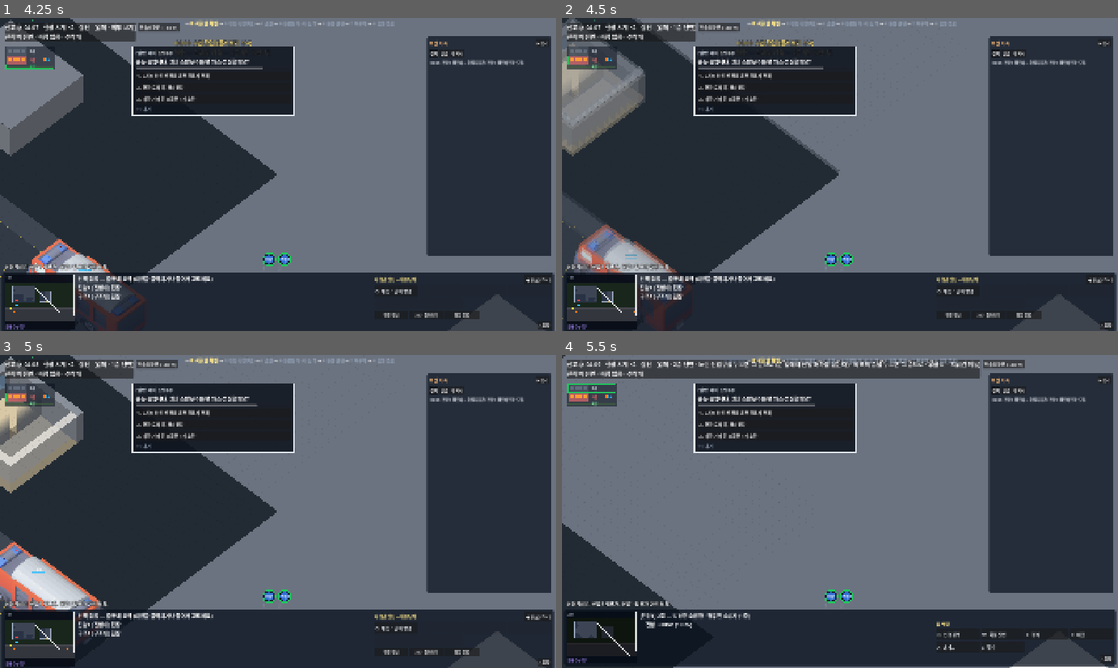
Above: before the commit, frames 1-4 (two rows, left to right).
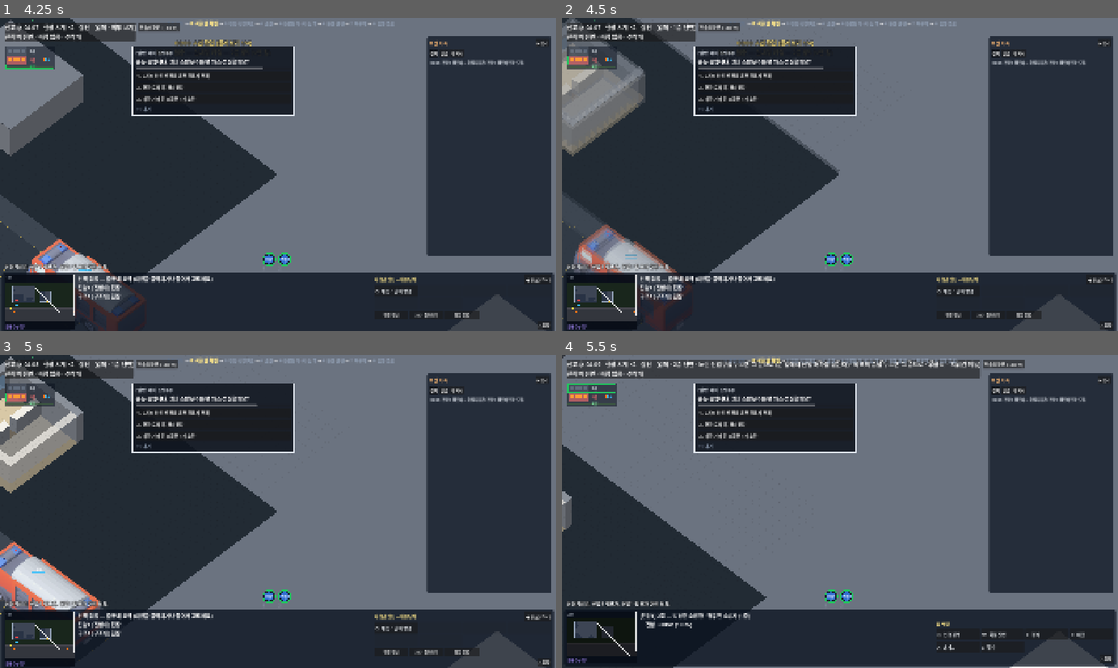
Above: after the commit, the same moments.

Repository: koo2957-collab/golden-time-game
Game: Godot game, scene res://scenes/world/world.tscn
Same seed, same stepped clock (60 frames per second), same inputs: the game is played once before the commit and once after it. This scene is started directly instead of the project's main scene.
Inputs (mouse positions are in pixels of both pictures, inside the frame that each line leads up to):
- Up to frame 1 (4.25 s): click "현장 도착 (Enter)" at 0.5 s; tap Enter at 1.25 s; drag from (38, 299) to (333, 105) at 1.27 s; click "Q 전략 변경…" at 2 s; click "◀ 뒤로 (Esc)" at 2.75 s; click "W 대응단계…" at 3.5 s
- Up to frame 2 (4.5 s): drag from (589, 58) to (812, 237) at 4.27 s
- Up to frame 3 (5 s): no input
- Up to frame 4 (5.5 s): move the mouse to (840, 599) at 5.02 s; hold Page Up (floor_up) from 5.03 s (still down); tap Right (camera_right) at 5.1 s; click (840, 599) at 5.17 s

Frame 1 is identical in both runs. In frame 2, 0.1% of the frame differs, in the area x 0-6%, y 16-25%; in frame 3, 0.2%; in frame 4, 7.5%, in the area x 0-37%, y 28-82%.

Commit message:
F01: 위층이 고른 층 뒤 1/3을 덮게 비키기, 실내 벽은 허리 높이 진한 벽
Co-Authored-By: Claude Opus 5.5 <noreply@anthropic.com>

Diff:
--- a/data/ui/view_params.json
+++ b/data/ui/view_params.json
@@ -8,11 +8,9 @@
   "front_wall": {"value": "glass", "source": "화면 설정", "note": "단면 보기의 앞벽(남·동)과 실내 벽 모양: glass(2026-11-11 사용자 결정 — 앞 바깥벽은 천장 높이 반투명, 실내 벽은 허리 높이 위로 갈수록 투명) / cut(잘린 벽) / hidden(숨김)"},
   "front_wall_alpha": {"value": 0.15, "source": "화면 설정", "note": "앞 바깥벽(남·동) 면 진하기 (2026-11-11 사용자 결정 15%). 문·창은 진하게 그대로"},
   "wall_cap_alpha": {"value": 0.75, "source": "화면 설정", "note": "앞 바깥벽 꼭대기 띠 진하기 — 면이 투명해도 건물 경계가 또렷하게"},
-  "inner_wall_m": {"value": 2.4, "source": "화면 설정", "note": "실내 벽 높이 — 천장까지 세우고 위로 갈수록 투명 (2026-11-11 사용자 결정: 자르지 않는 그라데이션)"},
-  "inner_wall_solid_m": {"value": 1.0, "source": "화면 설정", "note": "실내 벽이 진하게 보이는 높이 — 이 위에서 빠르게 투명해진다 (뒤를 덜 가리게)"},
-  "inner_wall_top_alpha": {"value": 0.0, "source": "화면 설정", "note": "실내 벽 꼭대기 진하기 (0 = 꼭대기에서 사라짐)"},
+  "inner_wall_m": {"value": 1.2, "source": "화면 설정", "note": "실내 벽 높이 — 진한 벽 + 윗면 단면 띠 (2026-11-12 사용자 결정: 그라데이션을 없애 구조를 또렷하게)"},
   "stack_mode": {"value": "stagger", "source": "화면 설정", "note": "단면 보기 층 쌓기: stagger(2026-11-12 사용자 결정 — 고른 층과 바로 위층(맨 위층이면 바로 아래층) 두 층만 온전하게, 위층을 뒤로 비켜 놓는 분해 투상도) / stack(예전: 위·아래 여러 층 반투명)"},
-  "stagger_back_ratio": {"value": 1.15, "source": "화면 설정", "note": "위층을 뒤로 비켜 놓는 거리 = 건물 바닥 화면 높이 × 이 비율 (사용자 제안 1/3에서 시작, 보고 맞춘다)"},
+  "stagger_back_ratio": {"value": 0.67, "source": "화면 설정", "note": "위층을 건물 뒤(북)로 비켜 놓는 거리 = 건물 깊이 × 이 비율. 0.67 = 위층이 고른 층의 뒤 1/3을 덮는다 (2026-11-12 사용자 결정: 완전히 떨어지면 어색, 뒤쪽 1/3은 가려도 된다)"},
   "stagger_floor_px": {"value": 143, "source": "공학식", "note": "비켜 놓을 때 위로 올리는 층 높이 = 층고 2.8m × 51px"},
   "adjacent_alpha": {"value": 0.1, "source": "화면 설정", "note": "바로 위·아래 층의 벽·바닥 진하기 (회백색 한 톤, 2026-11-11 사용자 결정 10%)"},
   "wall_cut_m": {"value": 0.2, "source": "화면 설정", "note": "잘린 벽 높이. 윗면을 밝은 단면 띠로 그린다"},
--- a/scripts/ui/building/floor_layer.gd
+++ b/scripts/ui/building/floor_layer.gd
@@ -1190,10 +1190,8 @@
 				FloorStack.Wall.GLASS:
 					_wall_piece(x, y, 0.0, wh, _structure_color(skin.color("wall")), stack.params.front_wall_alpha, stack.params.front_wall_alpha, stack.params.wall_cap_alpha)
 				FloorStack.Wall.HALF:
-					var solid := minf(stack.params.inner_wall_solid_m, wh)
-					var wc := _structure_color(skin.color("wall"))
-					_wall_piece(x, y, 0.0, solid, wc, 1.0, 0.9, 0.0)
-					_wall_piece(x, y, solid, wh, wc, 0.9, stack.params.inner_wall_top_alpha, 0.0)
+					# 실내 벽: 허리 높이 진한 벽 + 윗면 단면 띠 (2026-11-12: 구조를 또렷하게)
+					_block(x, y, 0.0, wh, _structure_color(skin.color("wall")), _cut_top(wh))
 				_:
 					_block(x, y, 0.0, wh, _structure_color(skin.color("wall")), _cut_top(wh))
 		BuildingData.Cell.WINDOW:
--- a/scripts/ui/building/view_params.gd
+++ b/scripts/ui/building/view_params.gd
@@ -17,10 +17,8 @@
 var front_wall_alpha := 0.15
 var wall_cap_alpha := 0.75
 var inner_wall_m := 1.2
-var inner_wall_top_alpha := 0.0
-var inner_wall_solid_m := 1.0
 var stack_mode := "stagger"
-var stagger_back_ratio := 0.33
+var stagger_back_ratio := 0.67
 var stagger_floor_px := 143.0
 var adjacent_alpha := 0.1
 var wall_cut_m := 0.2
@@ -66,8 +64,6 @@
 	front_wall_alpha = float(_value(data, "front_wall_alpha", front_wall_alpha))
 	wall_cap_alpha = float(_value(data, "wall_cap_alpha", wall_cap_alpha))
 	inner_wall_m = float(_value(data, "inner_wall_m", inner_wall_m))
-	inner_wall_top_alpha = float(_value(data, "inner_wall_top_alpha", inner_wall_top_alpha))
-	inner_wall_solid_m = float(_value(data, "inner_wall_solid_m", inner_wall_solid_m))
 	stack_mode = str(_value(data, "stack_mode", stack_mode))
 	stagger_back_ratio = float(_value(data, "stagger_back_ratio", stagger_back_ratio))
 	stagger_floor_px = float(_value(data, "stagger_floor_px", stagger_floor_px))
--- a/tests/test_cutaway.gd
+++ b/tests/test_cutaway.gd
@@ -32,7 +32,7 @@
 	assert_eq(p.visible_floors_below, 2, "아래 2개 층")
 	assert_eq(p.below_modulate, [0.75, 0.55] as Array[float], "아래 층 밝기")
 	assert_eq(p.front_wall, "glass", "앞벽은 반투명 (2026-11-11 결정)")
-	assert_eq([p.front_wall_alpha, p.inner_wall_m, p.inner_wall_solid_m, p.stack_mode, p.stagger_back_ratio], [0.15, 2.4, 1.0, "stagger", 1.15], "앞벽 15%, 실내 벽 천장까지(1m 위로 투명), 비켜 놓기(건물 깊이만큼 뒤로)")
+	assert_eq([p.front_wall_alpha, p.inner_wall_m, p.stack_mode, p.stagger_back_ratio], [0.15, 1.2, "stagger", 0.67], "앞벽 15%, 실내 벽 허리 높이 진하게, 비켜 놓기(위층이 뒤 1/3을 덮게)")
 	assert_eq(p.wall_cut_m, 0.2, "잘린 벽 20cm")
 
 
Binary file changed: docs/ref/cutaway_exterior.png
Binary file changed: docs/ref/cutaway_interior.png
Not shown, changed: docs/decisions.md
